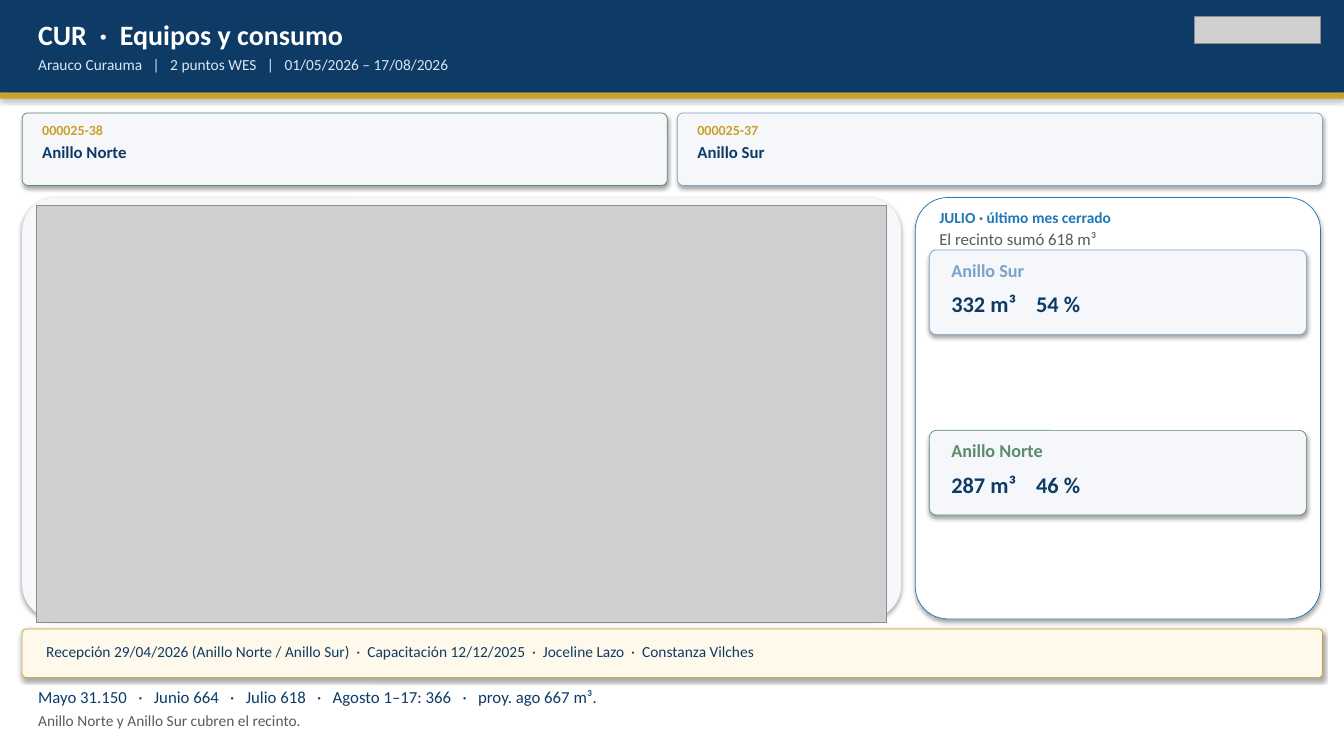
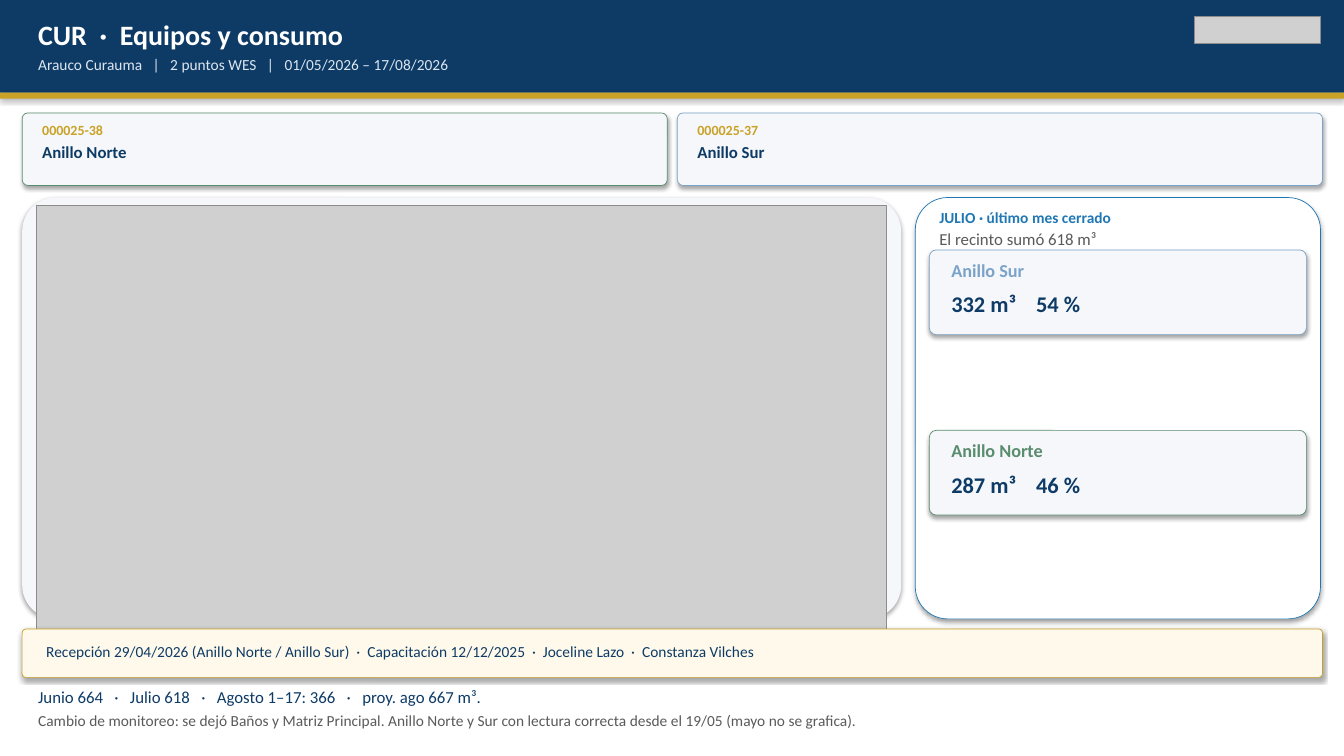
Before and after one commit to anibaloperacionesWes/wes-scripts, a slide deck: slide 8 of reports/Parque_Arauco/TMP_7MALLS/entrega_diego_anibal/Recorrido_ejecutivo_PA_MAE_20260817.pptx. Drawn at 1344x756 pixels with LibreOffice and Linux fonts; fonts in the diff are those of the drawing; grey boxes stand for pictures. Boxes give left, top, right and bottom in pixels: in the first picture for what was removed or moved away, otherwise in the second. Text is boxed around its words. In the diff, an @@ line names an element or a change of style, - is before the commit and + after.

```diff
--- a/reports/Parque_Arauco/TMP_7MALLS/entrega_diego_anibal/Recorrido_ejecutivo_PA_MAE_20260817.pptx
+++ b/reports/Parque_Arauco/TMP_7MALLS/entrega_diego_anibal/Recorrido_ejecutivo_PA_MAE_20260817.pptx
@@ picture: place and size @@
-picture at bbox=[36, 206, 887, 622]
+picture at bbox=[36, 206, 887, 634]
@@ text at bbox=[38, 690, 856, 729]: text changed; size 12 to 11 pt; text colour #0D3B66 to #5A5A5A @@
-Mayo 31.150 · Junio 664 · Julio 618 · Agosto 1–17: 366 · proy. ago 667 m³.
-Anillo Norte y Anillo Sur cubren el recinto.
+Junio 664 · Julio 618 · Agosto 1–17: 366 · proy. ago 667 m³.
+Cambio de monitoreo: se dejó Baños y Matriz Principal. Anillo Norte y Sur con lectura correcta desde el 19/05 (mayo no se grafica).
```
Also in this commit, not shown: 6 other slides changed, 8 other files.
